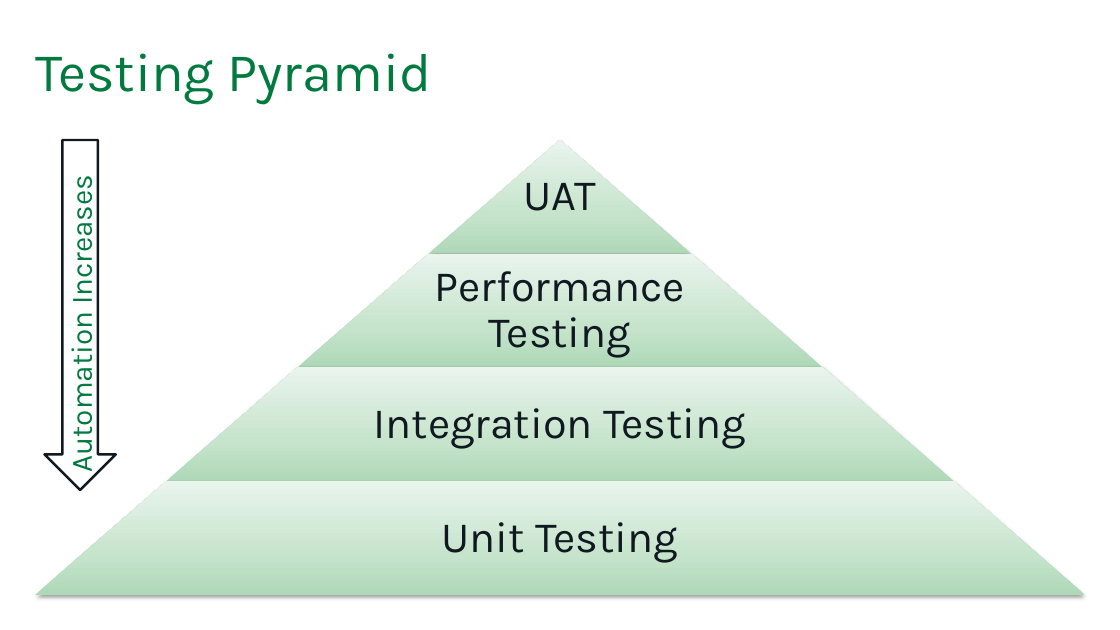
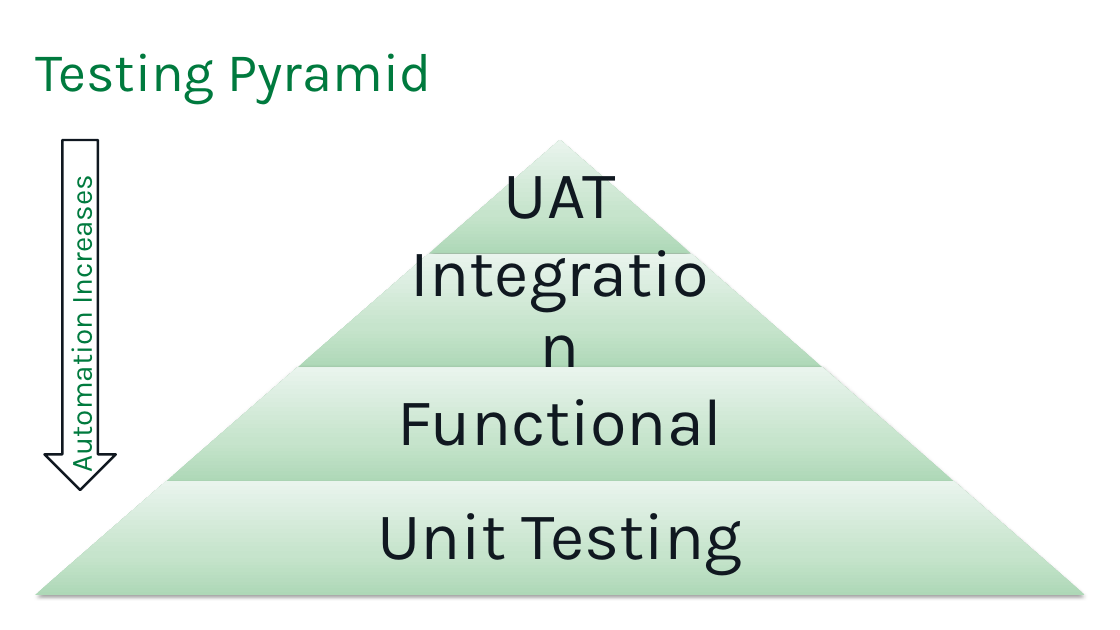
Before and after one commit to SQLPioneer/Presentations, a slide deck: slide 5 of TestingBasics/Database Testing.pptx. Drawn at 1120x630 pixels with LibreOffice and Linux fonts; fonts in the diff are those of the drawing; background and template pictures are left out. Boxes give left, top, right and bottom in pixels: in the first picture for what was removed or moved away, otherwise in the second. Text is boxed around its words. In the diff, an @@ line names an element or a change of style, - is before the commit and + after.

```diff
--- a/TestingBasics/Database Testing.pptx
+++ b/TestingBasics/Database Testing.pptx
@@ text "UAT" at bbox=[504, 158, 616, 219]: size 35 to 54 pt; more space between paragraphs @@
@@ text removed at bbox=[435, 271, 685, 358] @@
-Performance Testing
@@ text at bbox=[374, 408, 746, 449]: text changed; size 35 to 54 pt @@
-Integration Testing
+Integration
@@ text added at bbox=[397, 399, 722, 446], 54 pt, text #101820 @@
+Functional
@@ text "Unit Testing" at bbox=[377, 513, 742, 576]: size 35 to 54 pt; more space between paragraphs @@
```
Also in this commit, not shown: 1 other slide changed, 1 slide added, 3 slides removed, 9 other files.
